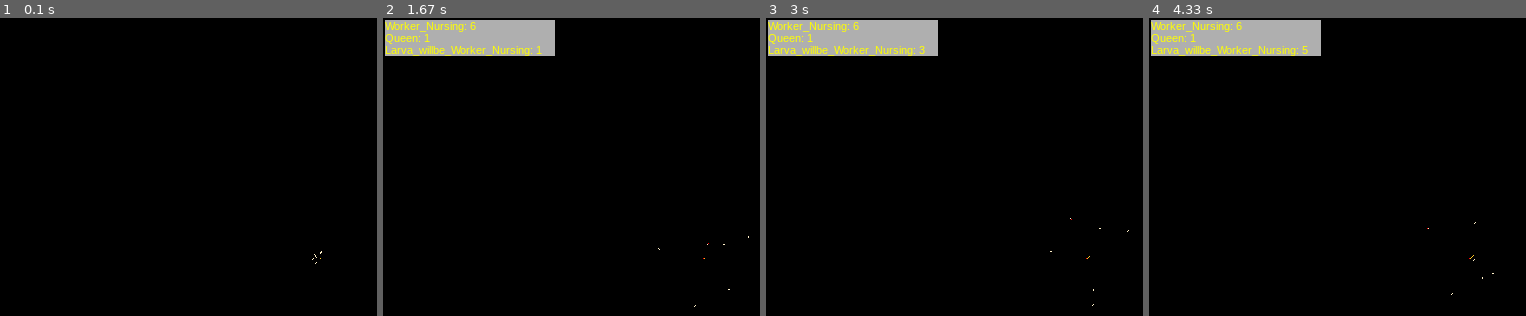
Above: before the commit, frames 1-4 (left to right).
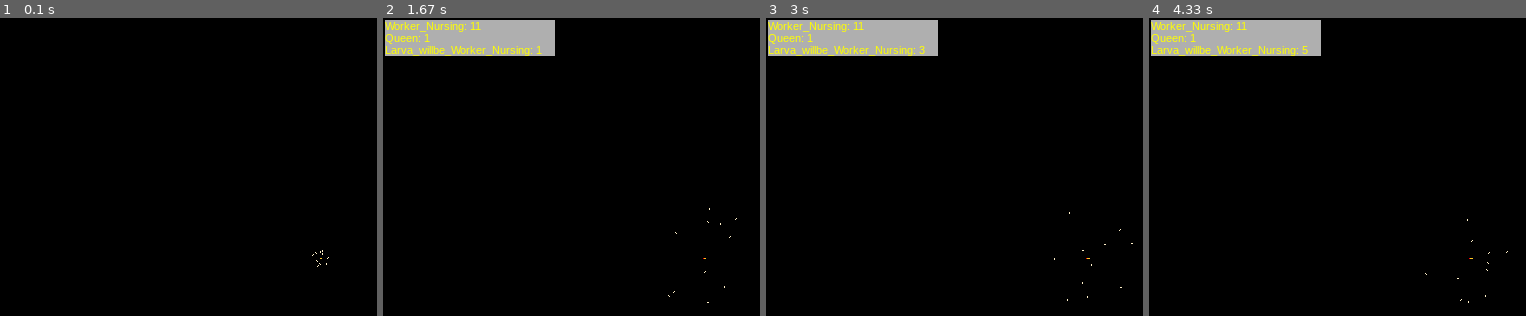
Above: after the commit, the same moments.

Repository: buxx/simtermites
Game: pygame game, started from main.py
Same seed, same stepped clock (60 frames per second), same inputs: the game is played once before the commit and once after it. The source is Python 2; it was converted automatically to run under Python 3.
Inputs:
- Up to frame 1 (0.1 s): no input
- Up to frame 2 (1.67 s): no input
- Up to frame 3 (3 s): no input
- Up to frame 4 (4.33 s): no input

The runs differ from the first frame. In frame 1, less than 0.1% of the frame differs, in the area x 82-88%, y 77-84%; in frame 2, less than 0.1%; in frame 3, less than 0.1%; in frame 4, less than 0.1%, in the area x 23-96%, y 1-96%.

Commit message:
Ajout d'un debug du transport d'objet pour les Worker: De temps en temps des Worker transporte des larve alors qu'elles ne sont plus en jeux  ...

Diff:
--- a/config/Configuration.py
+++ b/config/Configuration.py
@@ -8,7 +8,7 @@
   CONF_CLOCK_TICK = None # None is allowed
 
   CONF_TERMITES_COUNT_WORKER_NOWORK = 0
-  CONF_TERMITES_COUNT_WORKER_NURSING = 5
+  CONF_TERMITES_COUNT_WORKER_NURSING = 10
 
   """
   Position de zones
@@ -54,11 +54,11 @@
     'Worker' : 1800, # 900:15min
     'Larva' : 900
   }
-  LARVA_HATCH_CYCLES = 450 # 300:5min
+  LARVA_HATCH_CYCLES = 420 # 300:5min
   LARVA_PUTTED_NEAR_LARVA_HATCH_BONUS = 175
 
 
   """
    GAMING
   """
-  COUNT_MAX_NURSES = 35
+  COUNT_MAX_NURSES = 40
--- a/lib/entity/bug/termite/Larva.py
+++ b/lib/entity/bug/termite/Larva.py
@@ -48,8 +48,8 @@
 
   def destroy(self, simulation):
     if self.carried_by != None:
-      print 'Delete in arms'
       self.carried_by.object_carried = None
+      self.carried_by = None
     simulation.termites_simulator.deleteObjectFromSimulation(self)
 
   def puttedNearLarva(self):
--- a/lib/entity/bug/termite/Worker.py
+++ b/lib/entity/bug/termite/Worker.py
@@ -4,6 +4,7 @@
 class Worker(Termite):
 
   object_carried = None
+  debug_caried_cycles = 25
 
   def getId(self):
     if self.brain.work != None:
@@ -18,3 +19,18 @@
     if self.object_carried != None:
       self.object_carried.setCarriedByNone(self)
     Termite.destroy(self, simulation)
+
+  def think(self, simulation):
+    self.debugCarriedObject()
+    Termite.think(self, simulation)
+
+  def debugCarriedObject(self):
+    if self.object_carried != None:
+      self.debug_caried_cycles = self.debug_caried_cycles -1
+      if self.debug_caried_cycles == 0:
+        self.debug_caried_cycles = 25
+        try:
+          simulation.termites_simulator.termites.index(self.object_carried)
+        except:
+          self.object_carried.carried_by = None
+          self.object_carried = None
--- a/lib/simulation/TermitesSimulator.py
+++ b/lib/simulation/TermitesSimulator.py
@@ -13,11 +13,20 @@
 
   def runActions(self):
     for termite in self.termites:
-      termite.think(self.simulation)
-      termite.doAction()
-      if self.simulation.lifecycle_now:
-        termite.runLifeCycle(self.simulation)
-      self.simulation.addObjectPositionInGrid(termite)
+
+      # TODO: Nettoyer ca
+      existInDeletedList = False
+      try:
+        existInDeletedList = self.simulation.just_deleted_objects.index(termite)
+      except:
+        pass
+
+      if not existInDeletedList:
+        termite.think(self.simulation)
+        termite.doAction()
+        if self.simulation.lifecycle_now:
+          termite.runLifeCycle(self.simulation)
+        self.simulation.addObjectPositionInGrid(termite)
 
   def addNewObjectToSimulation(self, position, object, increase_statistics_data = True):
     self.simulation.addNewObjectToSimulation(position, object, increase_statistics_data)
